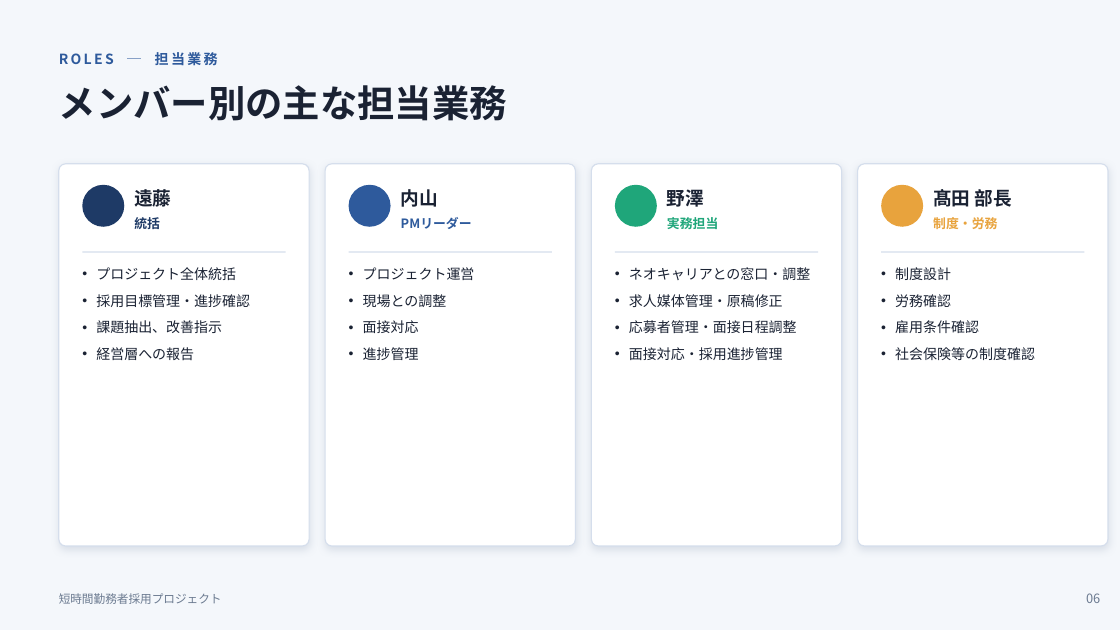
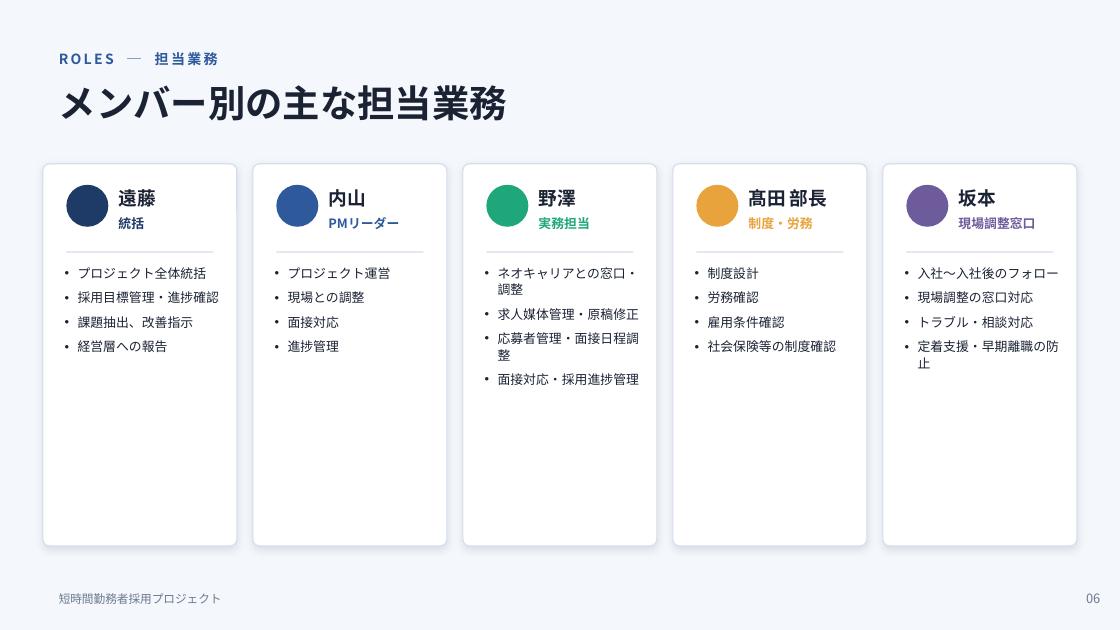
Before and after one commit to asamitango0929-arch/test, a slide deck: slide 6 of 採用プロジェクト_資料.pptx. Drawn at 1120x630 pixels with LibreOffice and Linux fonts; fonts in the diff are those of the drawing. Boxes give left, top, right and bottom in pixels: in the first picture for what was removed or moved away, otherwise in the second. Text is boxed around its words. In the diff, an @@ line names an element or a change of style, - is before the commit and + after.

```diff
--- a/採用プロジェクト_資料.pptx
+++ b/採用プロジェクト_資料.pptx
@@ rounded rectangle resized from (x1=59, y1=164, x2=309, y2=546) to (x1=43, y1=164, x2=237, y2=546) @@
@@ proportions changed in 4 elements at (x1=883, y1=164, x2=1077, y2=546), (x1=43, y1=164, x2=237, y2=546), (x1=673, y1=164, x2=867, y2=546), (x1=253, y1=164, x2=447, y2=546) @@
@@ rounded rectangle resized from (x1=325, y1=164, x2=576, y2=546) to (x1=253, y1=164, x2=447, y2=546) @@
@@ rounded rectangle added at (x1=463, y1=164, x2=657, y2=546), fill #FFFFFF, outline #D5DEEC 1 pt @@
@@ rounded rectangle resized from (x1=592, y1=164, x2=842, y2=546) to (x1=673, y1=164, x2=867, y2=546) @@
@@ rounded rectangle resized from (x1=858, y1=164, x2=1108, y2=546) to (x1=883, y1=164, x2=1077, y2=546) @@
@@ ellipse moved from (x1=82, y1=185, x2=124, y2=227) to (x1=66, y1=185, x2=108, y2=227) @@
@@ text "遠藤" moved from (x1=134, y1=186, x2=171, y2=211) to (x1=118, y1=186, x2=155, y2=211) @@
@@ ellipse moved from (x1=349, y1=185, x2=391, y2=227) to (x1=276, y1=185, x2=318, y2=227) @@
@@ text "内山" moved from (x1=401, y1=189, x2=438, y2=207) to (x1=328, y1=189, x2=365, y2=207) @@
@@ ellipse moved from (x1=615, y1=185, x2=657, y2=227) to (x1=486, y1=185, x2=528, y2=227) @@
@@ text "野澤" moved from (x1=667, y1=190, x2=704, y2=207) to (x1=538, y1=190, x2=575, y2=207) @@
@@ ellipse added at (x1=697, y1=185, x2=739, y2=227), fill #E8A33D @@
@@ text "髙田 部長" moved from (x1=933, y1=189, x2=1012, y2=207) to (x1=748, y1=189, x2=827, y2=207) @@
@@ ellipse moved from (x1=881, y1=185, x2=923, y2=227) to (x1=907, y1=185, x2=949, y2=227) @@
@@ ellipse at (x1=907, y1=185, x2=949, y2=227): fill #E8A33D to #6D5B9C @@
@@ text added at (x1=958, y1=189, x2=995, y2=207), 16 pt, text #1A2233, bold @@
+坂本
@@ text "統括" moved from (x1=134, y1=217, x2=160, y2=229) to (x1=118, y1=217, x2=144, y2=229) @@
@@ text "PMリーダー" moved from (x1=401, y1=217, x2=472, y2=229) to (x1=328, y1=217, x2=399, y2=229) @@
@@ text "実務担当" moved from (x1=667, y1=217, x2=718, y2=229) to (x1=538, y1=217, x2=589, y2=229) @@
@@ text "制度・労務" moved from (x1=933, y1=217, x2=997, y2=229) to (x1=748, y1=217, x2=812, y2=229) @@
@@ text added at (x1=958, y1=217, x2=1035, y2=229), 11 pt, text #6D5B9C, bold @@
+現場調整窓口
@@ text "プロジェクト全体統括" moved from (x1=96, y1=267, x2=250, y2=360) to (x1=78, y1=267, x2=219, y2=352) @@
@@ line moved from (82, 252) - (286, 252) to (66, 252) - (213, 252) @@
@@ text "プロジェクト運営" moved from (x1=363, y1=267, x2=475, y2=360) to (x1=288, y1=267, x2=391, y2=352) @@
@@ line moved from (349, 252) - (552, 252) to (276, 252) - (423, 252) @@
@@ text "ネオキャリアとの窓口・調整" moved from (x1=629, y1=267, x2=810, y2=360) to (x1=498, y1=267, x2=639, y2=385) @@
@@ line added from (486, 252) to (634, 252), #D5DEEC 1 pt @@
@@ size 12 to 11 pt; indent changed; line spacing 15pt to 14pt; less space between paragraphs in 4 elements at (x1=78, y1=267, x2=219, y2=352), (x1=288, y1=267, x2=391, y2=352), (x1=498, y1=267, x2=639, y2=385), (x1=708, y1=267, x2=837, y2=352) @@
@@ text "制度設計" moved from (x1=895, y1=267, x2=1035, y2=360) to (x1=708, y1=267, x2=837, y2=352) @@
@@ line moved from (615, 252) - (818, 252) to (697, 252) - (844, 252) @@
@@ line moved from (881, 252) - (1085, 252) to (907, 252) - (1054, 252) @@
@@ text added at (x1=918, y1=267, x2=1059, y2=369), 11 pt, text #1A2233 @@
+• 入社〜入社後のフォロー
+• 現場調整の窓口対応
+• トラブル・相談対応
+• 定着支援・早期離職の防止
```
Also in this commit, not shown: 1 other slide changed, 5 other files.
